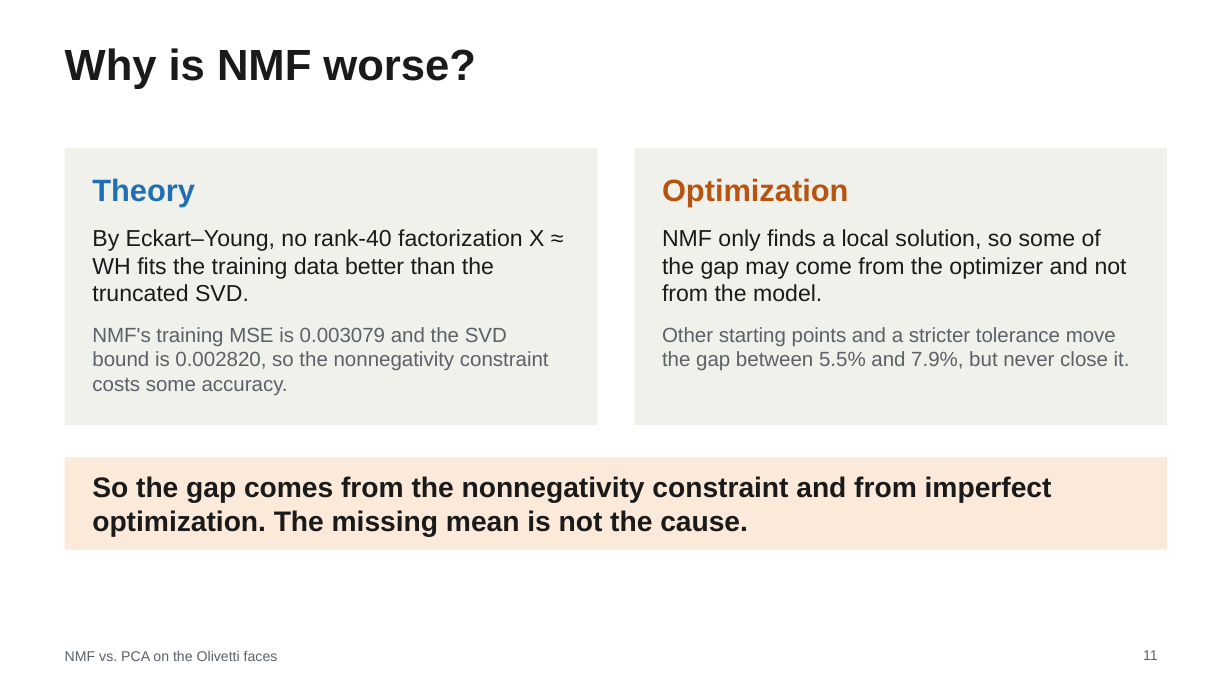
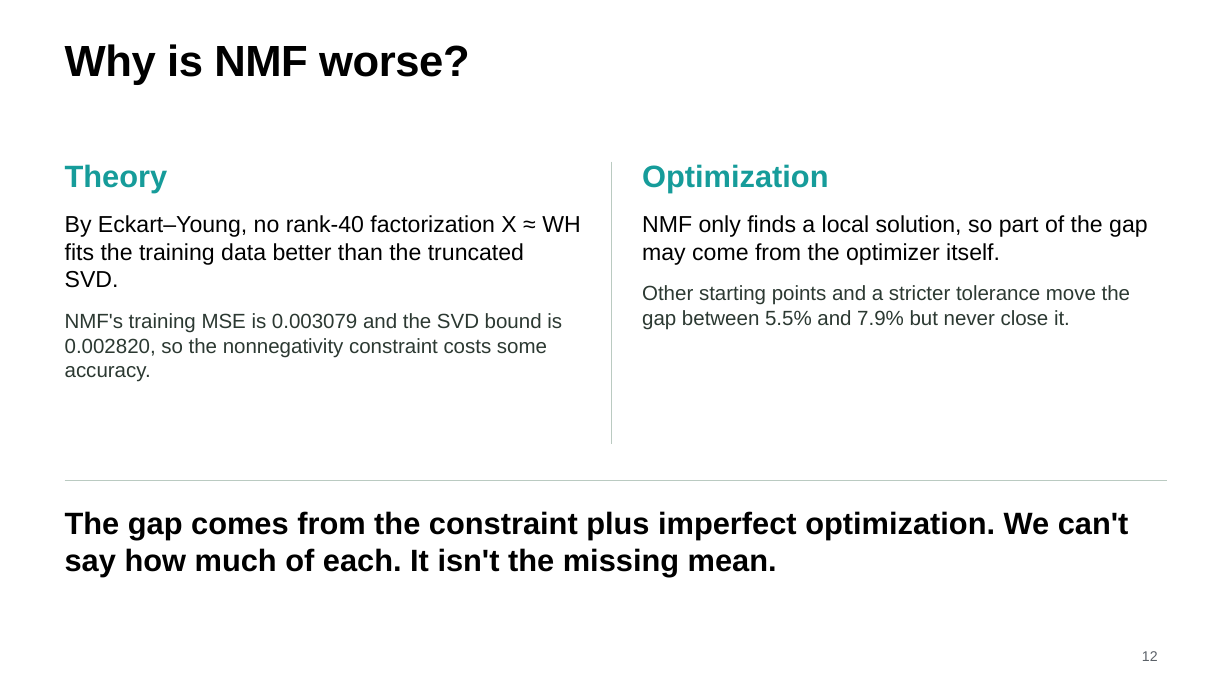
Before and after one commit to MachineWJQ6657/pca-vs-nmf, a slide deck: slide 12 of slides/STOR565_Slides.pptx (slide 11 before the commit). Drawn at 1232x693 pixels with LibreOffice and Linux fonts; fonts in the diff are those of the drawing. Boxes give left, top, right and bottom in pixels: in the first picture for what was removed or moved away, otherwise in the second. Text is boxed around its words. In the diff, an @@ line names an element or a change of style, - is before the commit and + after.

```diff
--- a/slides/STOR565_Slides.pptx
+++ b/slides/STOR565_Slides.pptx
@@ title "Why is NMF worse?" at [65, 44, 469, 85]: text colour #1A1A1A to #000000, letter spacing 0 to -0.3 pt; line spacing 1 to 0.95 @@
@@ rectangle removed at [65, 148, 597, 425] @@
@@ rectangle removed at [635, 148, 1167, 425] @@
@@ text "Theory": place and size @@
-text "Theory" at [92, 178, 549, 395]
+text "Theory" at [65, 164, 580, 382]
@@ text "Theory" at [65, 164, 580, 382]: text colour #1F6FB2 to #169C9A in "Theory"; text colour #1A1A1A to #000000 in "By Eckart–Young, no rank-40 factorization X ≈ ..."; text colour #5B6168 to #2C3932 in "NMF's training MSE is 0.003079 and the ..." @@
@@ line added from (612, 162) to (612, 444), #BACAC1 1 pt @@
@@ text at [642, 164, 828, 193]: text colour #B85410 to #169C9A in "Optimization" @@
@@ text "Optimization": place and size @@
-text "Optimization" at [662, 178, 1130, 370]
+text "Optimization" at [642, 164, 1148, 330]
@@ text at [642, 215, 1148, 330]: text changed; text colour #5B6168 to #2C3932 @@
-NMF only finds a local solution, so some of the gap may come from the optimizer and not from the model.
-Other starting points and a stricter tolerance move the gap between 5.5% and 7.9%, but never close it.
+NMF only finds a local solution, so part of the gap may come from the optimizer itself.
+Other starting points and a stricter tolerance move the gap between 5.5% and 7.9% but never close it.
@@ rectangle removed at [65, 457, 1167, 550] @@
@@ text "The gap comes from the ..." at [65, 511, 1129, 576]: vertical alignment middle to top @@
@@ line added from (65, 481) to (1167, 481), #BACAC1 1 pt @@
@@ text at [65, 511, 1129, 576]: text changed; size 22 to 24 pt; text colour #1A1A1A to #000000 @@
-So the gap comes from the nonnegativity constraint and from imperfect optimization. The missing mean is not the cause.
+The gap comes from the constraint plus imperfect optimization. We can't say how much of each. It isn't the missing mean.
@@ text removed at [65, 651, 278, 661] @@
-NMF vs. PCA on the Olivetti faces
@@ page number at [1142, 651, 1158, 661]: vertical alignment top to middle @@
@@ page number at [1142, 651, 1158, 661]: text changed @@
-11
+12
```
Also in this commit, not shown: 12 other slides changed, 1 slide added, 1 slide removed.
